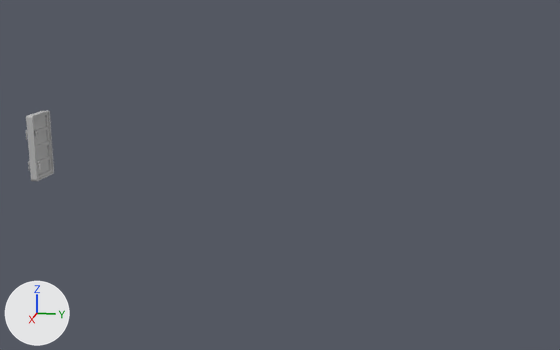
An edit to the FBX model ProjectIII_TheBigOne/Assets/Models/World/Elements/Physical/Interactive/Door/Gold_Door_00.fbx, drawn before and after from the same camera.
Rendered twice from a 50 mm lens placed at (17.13, 19.53, 8.35), pointed at (-6.36, 14.84, 2.48). Arrows for +X, +Y and +Z are at lower left; the lights stay in place. Where no turn or scale is listed for an object, it has been applied to the vertices.

Before the edit, the objects in view are built like this:
```python
me_mesh = bpy.data.meshes.new('Mesh')
me_mesh.from_pydata(...)  # 1496 vertices, 1420 faces; spans x -0.67..0.67, y -0.23..0.23, z -1.17..1.17
me_mesh.materials.append(mat_metaldoor)  # grey #bcbcbc
ob_bunkerdoor = bpy.data.objects.new('BunkerDoor', me_mesh)
ob_bunkerdoor.location = (-7.92, 5.81, 2.76)
```
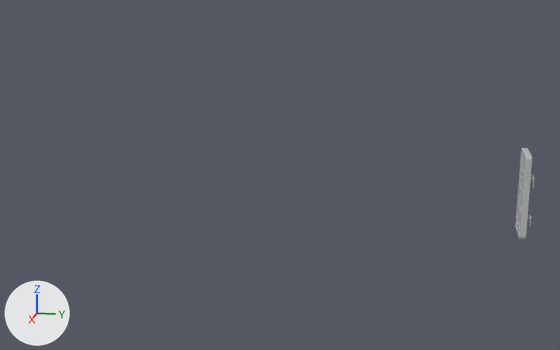
Scene script edits in JSON lines:
```json
{"block": "me_mesh", "where": "me_mesh.from_pydata(...)  # 1496 vertices, 1420 faces; spans x -0.67..0.67, y -0.23..0.23, z -1.17..1.17"}
{"block": "me_mesh", "where": "# used by ob_bunkerdoor; location = (-7.92, 5.81, 2.76)"}
{"block": "me_mesh", "change": "me_mesh part 1: the loose piece of 296 vertices spanning x -0.6..0.67, y -0.11..0.12, z -1.17..1.17 is scaled about its middle by (0.947, 0.706, 0.991), then moved by (0.54, 0.05, 0.0)"}
{"op": "set", "path": "ob_bunkerdoor.location", "old": "(-7.92, 5.81, 2.76)", "new": "(-5.07, 22.0, 2.76)"}
```

Where the change shows, as pixel boxes (x1, y1, x2, y2) in the pictures (560 x 350 px; the box of a moved part takes in the faces that stretch with it):
```json
{"object": "BunkerDoor", "change": "reshaped, moved", "before": [26, 110, 54, 181], "after": [515, 148, 535, 240], "on screen": "28% narrower, 29% taller"}
{"part": 1, "of": "me_mesh", "change": "moved or reshaped", "before": [26, 110, 54, 181], "after": [515, 148, 532, 240]}
```
